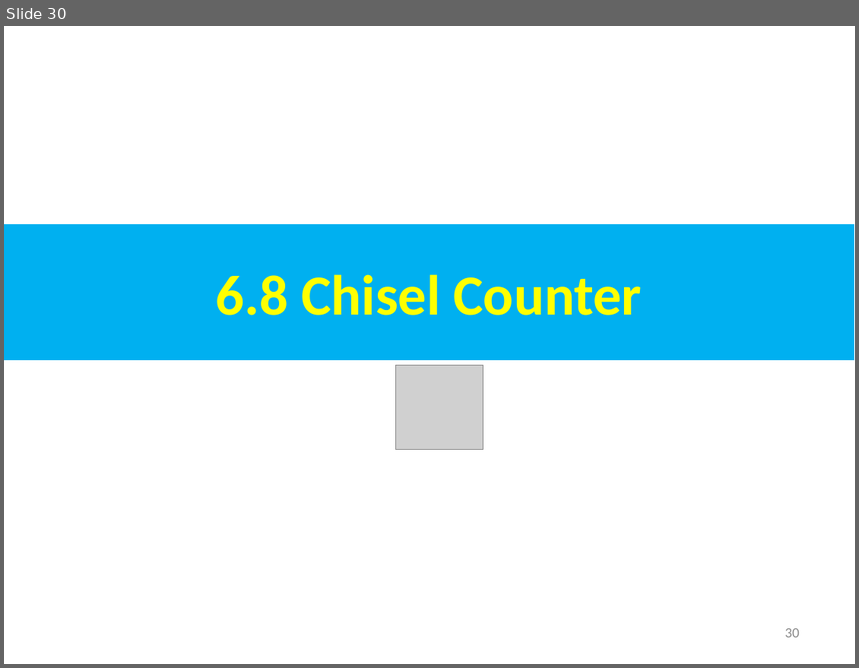
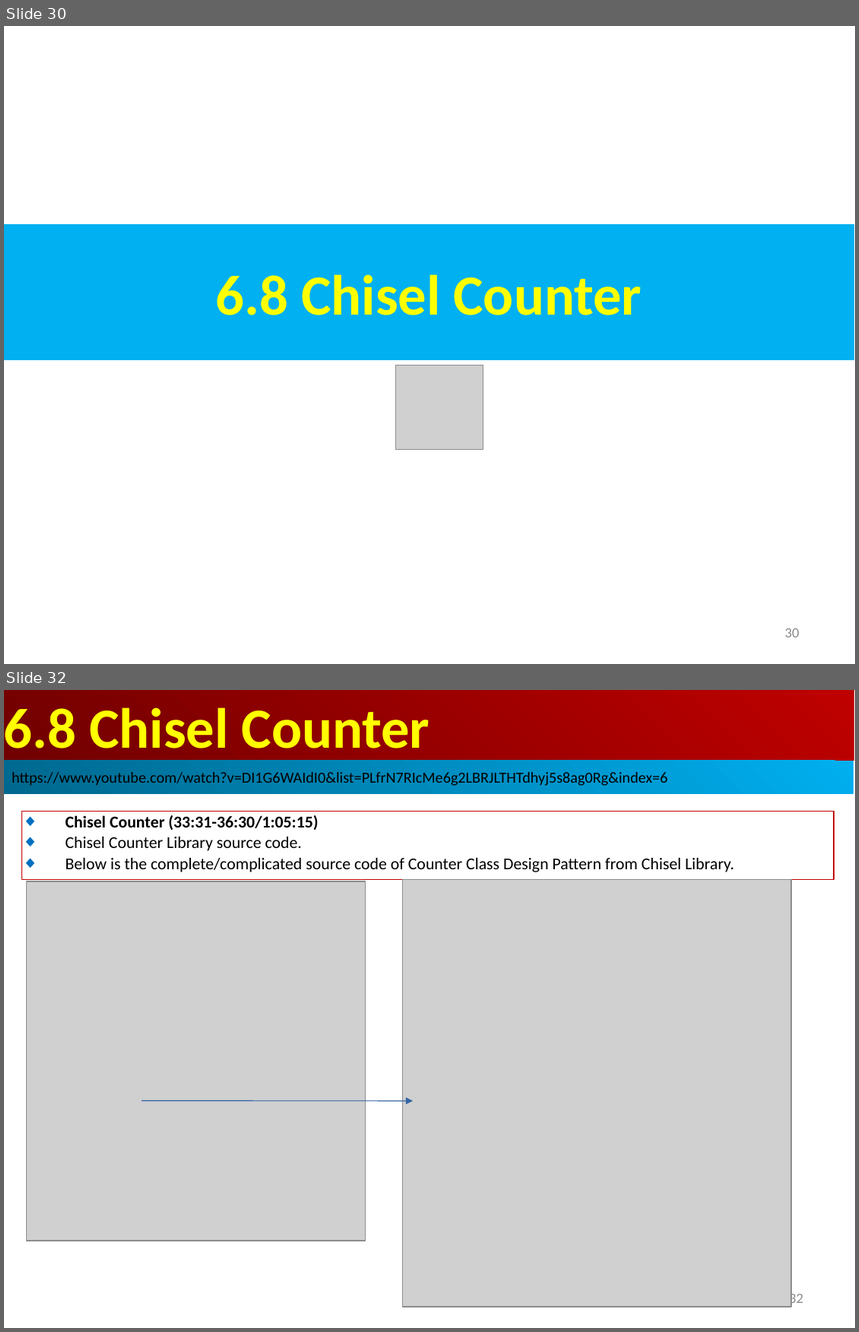
Before and after one commit to peterhchen/AIU_CS800_Chisel, a slide deck: 500_UCSC_HWD/006_Encap/000_Video/006.Encap.ppt. Shown one above the other, each under a label of ours: slide 30 before the commit, slides 30 and 32 after it; the slides between them are not shown. The pictures are 859x668 and 859x1332 pixels, drawn with LibreOffice and Linux fonts; fonts in the diff are those of the drawing; grey boxes stand for pictures. Boxes give left, top, right and bottom in pixels: in the first picture for what was removed or moved away, otherwise in the second. Text is boxed around its words. In the diff, an @@ line names an element or a change of style, - is before the commit and + after.

```diff
--- a/500_UCSC_HWD/006_Encap/000_Video/006.Encap.ppt
+++ b/500_UCSC_HWD/006_Encap/000_Video/006.Encap.ppt
@@ slide 32 added at bbox=[4, 690, 855, 1328], background #FFFFFF @@
@@ rectangle added at bbox=[4, 690, 854, 761], fill gradient #BF0000 to #710000, 48 pt, text #FFFF00, bold @@
+6.8 Chisel Counter
@@ rectangle added at bbox=[4, 761, 854, 794], fill gradient #00AFEF to #00688E, 13 pt, text #000000 @@
+https://www.youtube.com/watch?v=DI1G6WAIdI0&list=PLfrN7RIcMe6g2LBRJLTHTdhyj5s8ag0Rg&index=6
@@ rectangle added at bbox=[22, 811, 834, 879], outline #C00000 0.74 pt, 14 pt, text #000000 @@
+◆ Chisel Counter (33:31-36:30/1:05:15)
+◆ Chisel Counter Library source code.
+◆ Below is the complete/complicated source code of Counter Class Design Pattern from Chisel Library.
@@ picture added at bbox=[27, 882, 366, 1241] @@
@@ picture added at bbox=[403, 880, 791, 1307] @@
@@ arrow added from (142, 1101) to (413, 1101), #3465A4 0.74 pt @@
@@ page number added at bbox=[789, 1292, 804, 1308], 12 pt, text #8B8B8B @@
+32
```
Also in this commit, not shown: 21 slides changed, 20 other slides added.
